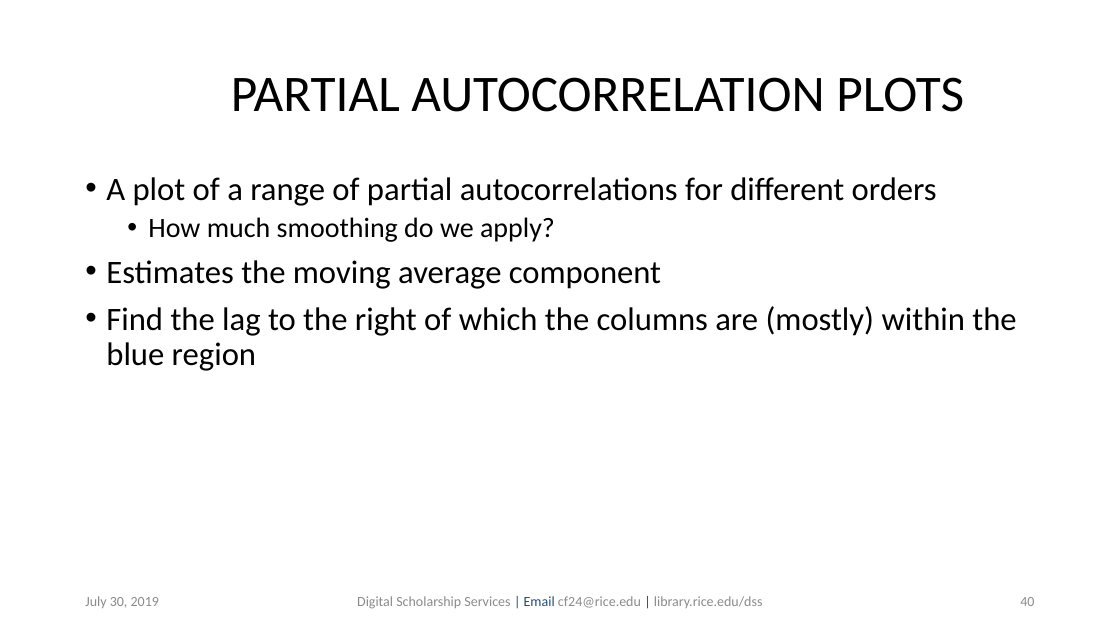
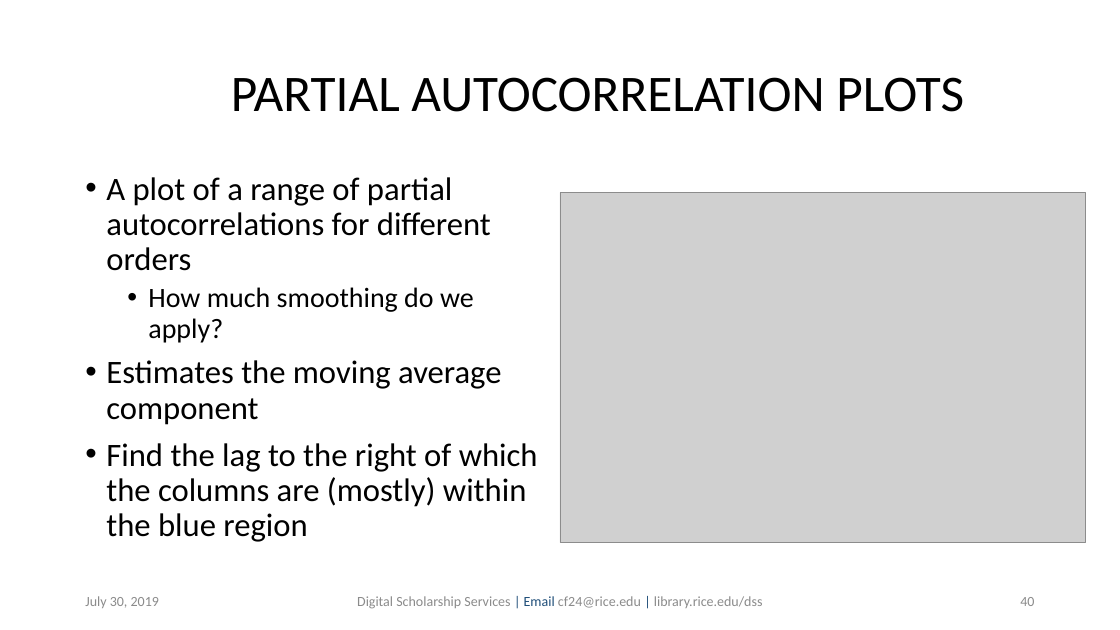
Before and after one commit to bakitybacon/rice-data-and-donuts, a slide deck: slide 40 of tsa/Introduction to Time Series Analysis.pptx. Drawn at 1120x630 pixels with LibreOffice and Linux fonts; fonts in the diff are those of the drawing; grey boxes stand for pictures; background and template pictures are left out. Boxes give left, top, right and bottom in pixels: in the first picture for what was removed or moved away, otherwise in the second. Text is boxed around its words. In the diff, an @@ line names an element or a change of style, - is before the commit and + after.

Commit message:
integrate new plots, summary, extensions

```diff
--- a/tsa/Introduction to Time Series Analysis.pptx
+++ b/tsa/Introduction to Time Series Analysis.pptx
@@ text "A plot of a range ..." rewrapped from [106,177,1016,371] to [106,177,538,542] @@
@@ picture added at [560,192,1086,543] @@
```
Also in this commit, not shown: 4 other slides changed, 3 slides added.
